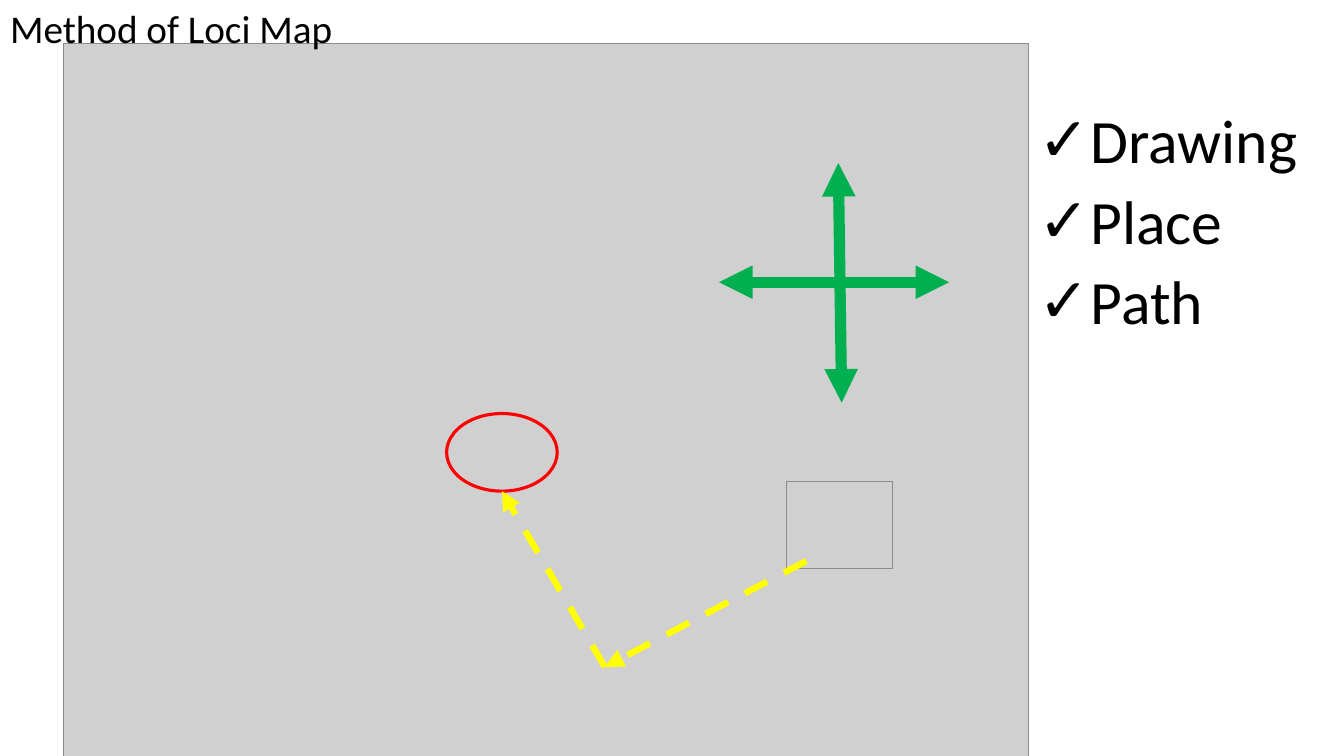
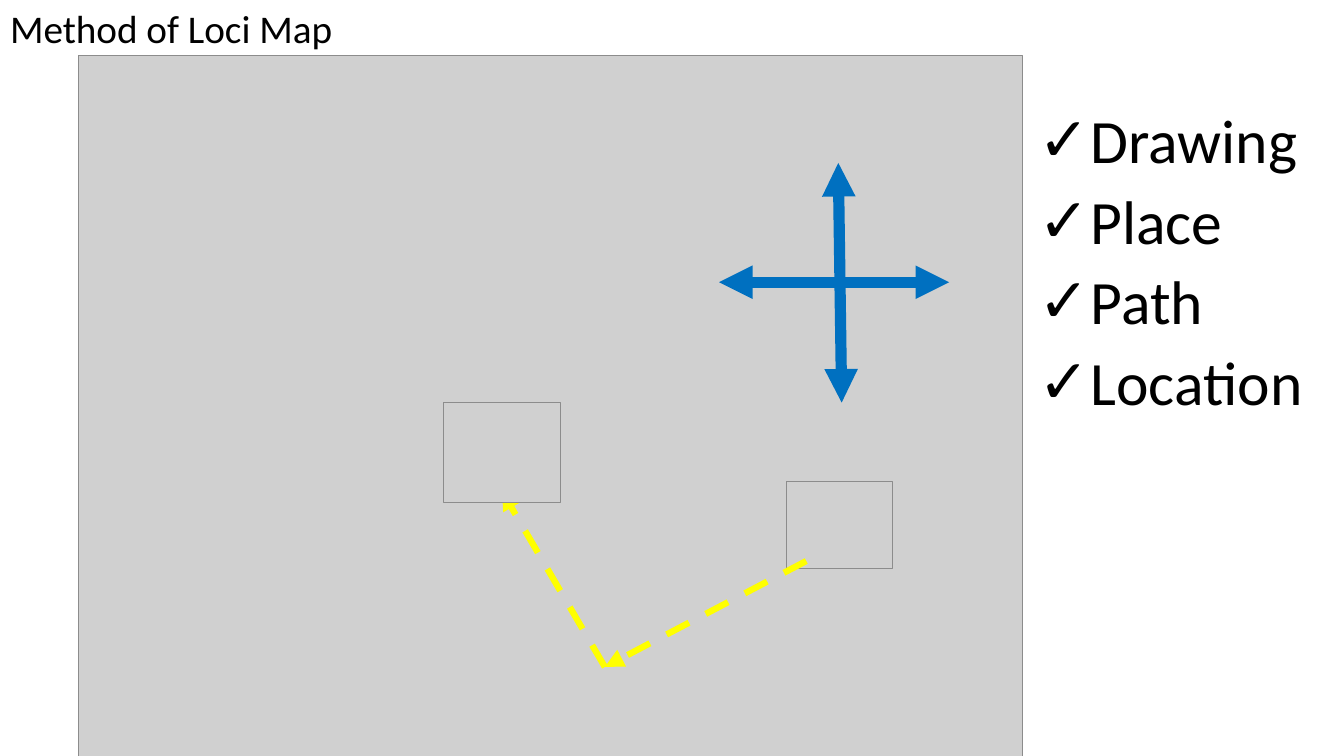
Before and after one commit to codeAligned/rw, a slide deck: slide 11 of dm1/minitalks/ron/knowing_ds/know_ds_rn.pptx (slide 10 before the commit). Drawn at 1344x756 pixels with LibreOffice and Linux fonts; fonts in the diff are those of the drawing; grey boxes stand for pictures. Boxes give left, top, right and bottom in pixels: in the first picture for what was removed or moved away, otherwise in the second. Text is boxed around its words. In the diff, an @@ line names an element or a change of style, - is before the commit and + after.

```diff
--- a/dm1/minitalks/ron/knowing_ds/know_ds_rn.pptx
+++ b/dm1/minitalks/ron/knowing_ds/know_ds_rn.pptx
@@ picture resized from (x1=64, y1=43, x2=1029, y2=756) to (x1=79, y1=55, x2=1022, y2=756) @@
@@ double arrow (842, 402) - (839, 163): stroke #00B050 8 pt to #0070C0 8 pt @@
@@ double arrow (950, 282) - (719, 282): stroke #00B050 8 pt to #0070C0 8 pt @@
@@ text at (x1=1091, y1=362, x2=1303, y2=406): paragraph added @@
+✓ Location
@@ picture added at (x1=444, y1=402, x2=561, y2=502) @@
@@ ellipse removed at (x1=447, y1=413, x2=558, y2=491) @@
```
Also in this commit, not shown: 4 other slides changed, 1 slide added, 3 other files.
